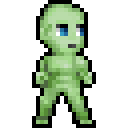
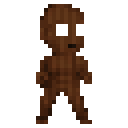
Layers edited between the first and the second 128x128 image:
hid "chloromorph" over [36, 4, 92, 124]
added layer "background" above "hard light overlay" over [36, 4, 92, 124]
hid "skin_light" over [32, 0, 96, 128]
